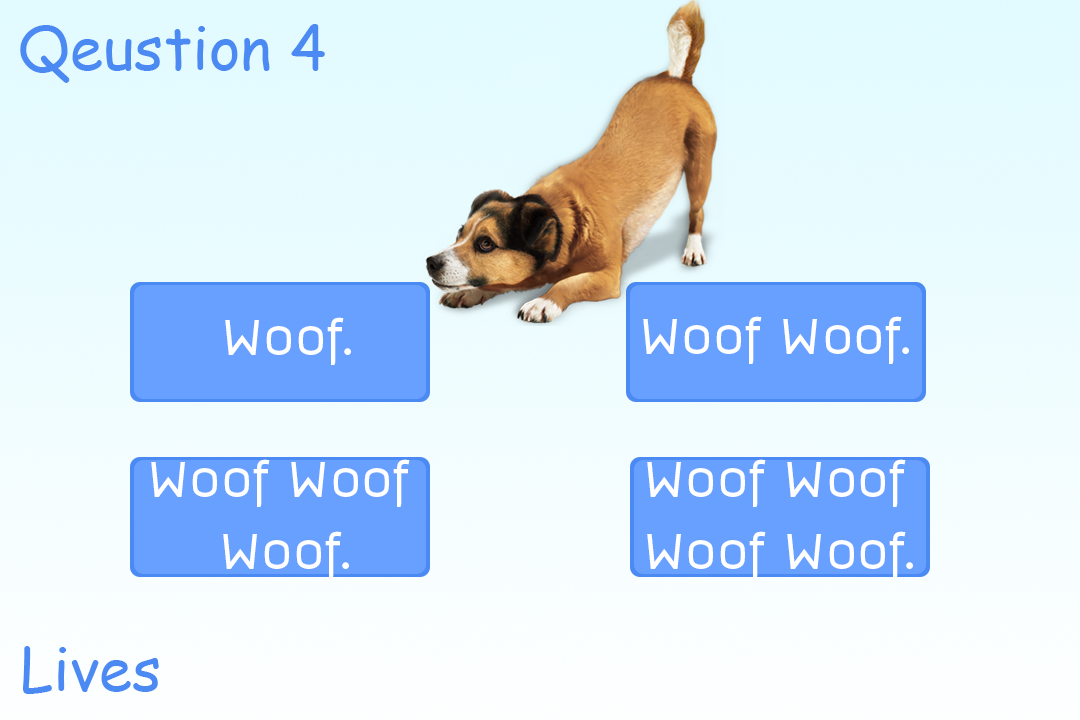
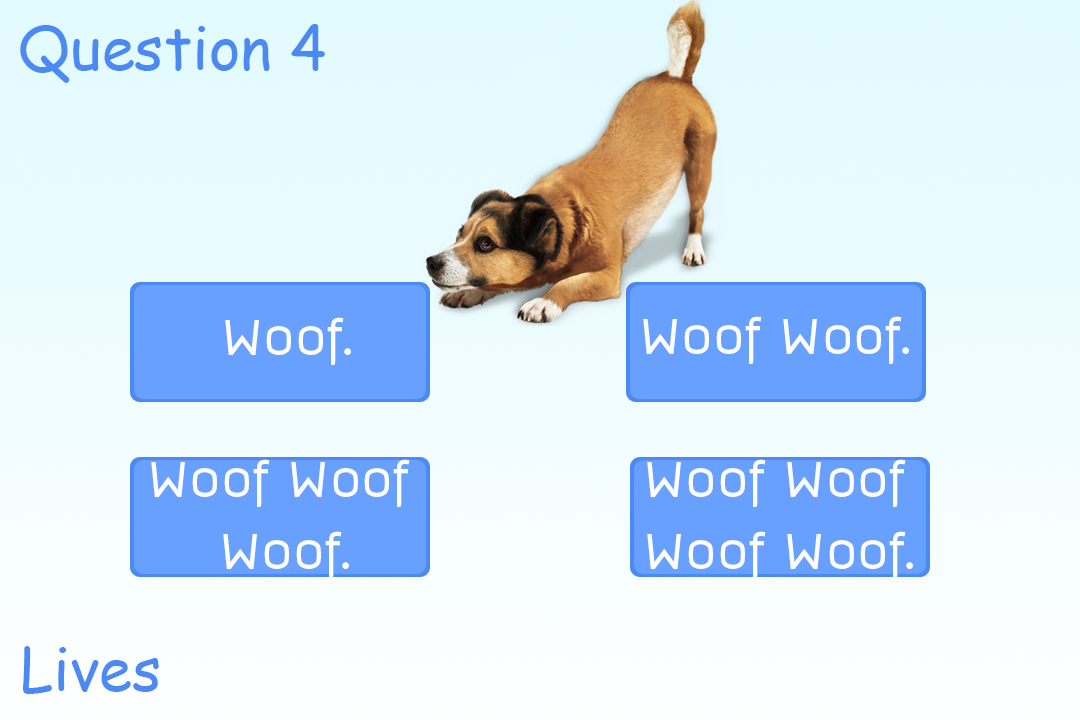
Layers edited between the first and the second w=1080, h=720 image:
renamed "Qeustion 4" to "Question 4", painted on it over (72, 39, 134, 71)
